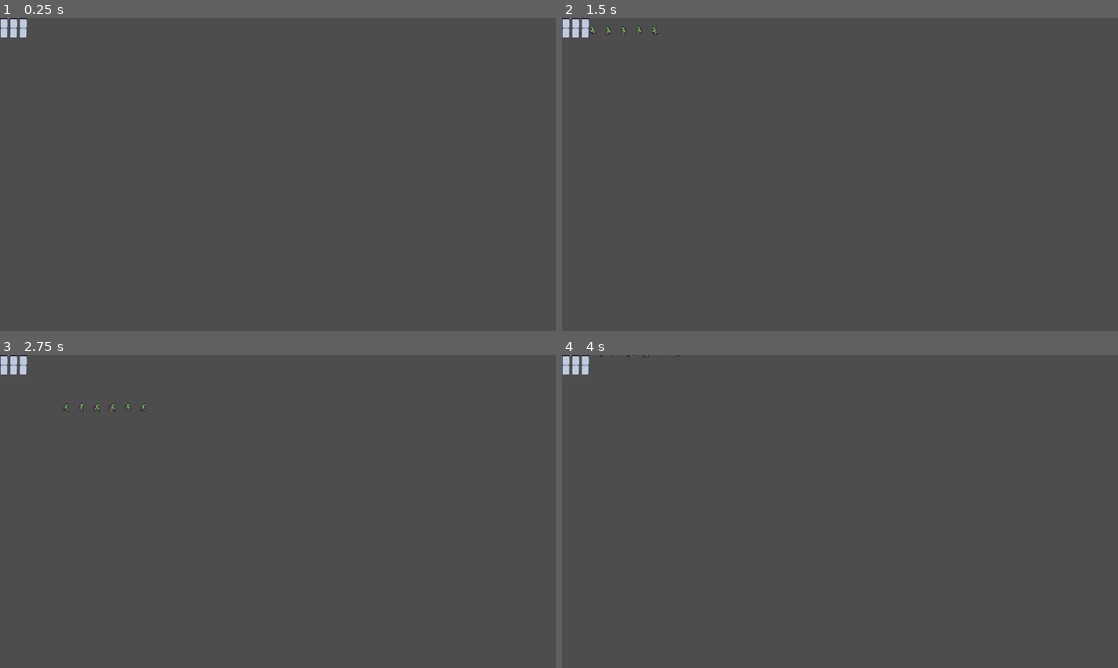
Above: before the commit, frames 1-4 (two rows, left to right).
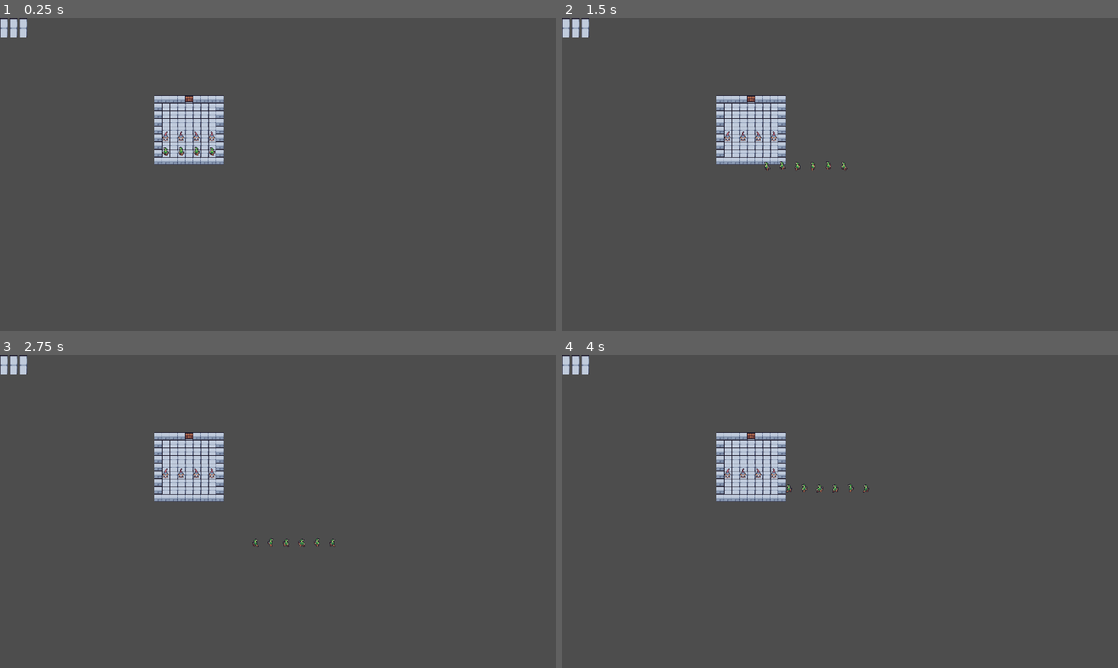
Above: after the commit, the same moments.

Repository: blacksakuyamon-bot/RogueL
Game: Godot game, scene res://world/world.tscn
The game is run twice, just before and just after one commit, with the same random seed, the same clock (stepped at 60 frames per second) and the same inputs.
Inputs:
- Up to frame 1 (0.25 s): no input
- Up to frame 2 (1.5 s): tap Enter (ui_accept) at 0.5, 0.77 s; hold Right (ui_right) 0.53-1.28 s; hold Down (ui_down) from 1.28 s (still down)
- Up to frame 3 (2.75 s): tap Enter (ui_accept) at 1.52 s; release Down (ui_down) at 2.03 s; hold Right (ui_right) from 2.03 s (still down)
- Up to frame 4 (4 s): release Right (ui_right) at 2.78 s; hold Up (ui_up) 2.78-3.53 s; tap Enter (ui_accept) at 3.02, 3.77 s; hold Left (ui_left) from 3.53 s (still down)

The runs differ from the first frame. In frame 1, 2.7% of the frame differs, in the area x 1-41%, y 0-47%; in frame 2, 2.9%; in frame 3, 2.9%, in the area x 1-61%, y 0-62%; in frame 4, 2.8%.

Commit message:
fix: Repair invalid TileSet resource and map generator
This commit fixes a critical bug that caused the game to fail on load, resulting in a blank screen and dependency errors related to the 'world' scene.

The root cause was an invalid format in the `dungeon_tileset.tres` resource file. This file was manually written in a way that Godot could not parse, which broke the `TileMap` and prevented the entire `world.tscn` from loading.

The fix involves:
1.  Recreating `dungeon_tileset.tres` using a simpler and valid format that defines separate atlas sources for floor and wall tiles.
2.  Updating the `map_generator.gd` script to correctly use the new TileSet, referencing the appropriate source IDs to place tiles.

This resolves the loading issue and the prototype should now be fully functional.

Diff:
--- a/RogueLikeQuiz/world/dungeon_tileset.tres
+++ b/RogueLikeQuiz/world/dungeon_tileset.tres
@@ -1,13 +1,19 @@
-[gd_resource type="TileSet" load_steps=2 format=3 uid="uid://b4ywm3w5w5w5w"]
+[gd_resource type="TileSet" load_steps=5 format=3 uid="uid://b4ywm3w5w5w5w"]
 
-[ext_resource type="Texture2D" uid="uid://cge7v1v2w3w3w" path="res://assets/Tiles/Tileset.png" id="1_abcde"]
+[ext_resource type="Texture2D" path="res://assets/Tiles/Tile_03.png" id="1_floor_img"]
+[ext_resource type="Texture2D" path="res://assets/Tiles/Tile_04.png" id="2_wall_img"]
+
+[sub_resource type="TileSetAtlasSource" id="TileSetAtlasSource_floor"]
+texture = ExtResource("1_floor_img")
+0:0/0 = 0
+0:0/0/texture_origin = Vector2i(0, 0)
+
+[sub_resource type="TileSetAtlasSource" id="TileSetAtlasSource_wall"]
+texture = ExtResource("2_wall_img")
+0:0/0 = 0
+0:0/0/texture_origin = Vector2i(0, 0)
 
 [resource]
 tile_size = Vector2i(16, 16)
-sources/0 = TileSetAtlasSource.new()
-sources/0:0/0/texture = ExtResource("1_abcde")
-sources/0:0/0/texture_region_size = Vector2i(16, 16)
-sources/0:0/0/region = Rect2i(16, 32, 16, 16) # Floor Tile (Guessing coordinates)
-sources/0:0/1/texture = ExtResource("1_abcde")
-sources/0:0/1/texture_region_size = Vector2i(16, 16)
-sources/0:0/1/region = Rect2i(0, 80, 16, 16) # Wall Tile (Guessing coordinates)
+sources/0 = SubResource("TileSetAtlasSource_floor")
+sources/1 = SubResource("TileSetAtlasSource_wall")
--- a/RogueLikeQuiz/world/map_generator.gd
+++ b/RogueLikeQuiz/world/map_generator.gd
@@ -12,48 +12,44 @@
 const ROOM_MIN_SIZE = 8
 const ROOM_MAX_SIZE = 12
 
+# Tile Source IDs from our TileSet resource
+const FLOOR_SOURCE_ID = 0
+const WALL_SOURCE_ID = 1
+
 func _ready():
-	# Connect player health to HUD
 	player.health_changed.connect(player_hud.set_health)
-	# Set initial health on the HUD
 	player_hud.set_health(player.health)
-
 	generate_room()
 
 func generate_room():
-	# Clear previous map content
 	tile_map.clear()
 	for child in get_children():
 		if child is Area2D and child != player:
 			child.queue_free()
 
-	# Random room size and position
 	var room_width = randi_range(ROOM_MIN_SIZE, ROOM_MAX_SIZE)
 	var room_height = randi_range(ROOM_MIN_SIZE, ROOM_MAX_SIZE)
 	var start_x = (MAP_WIDTH - room_width) / 2
 	var start_y = (MAP_HEIGHT - room_height) / 2
 
-	# Create room
 	for y in range(start_y, start_y + room_height):
 		for x in range(start_x, start_x + room_width):
+			var tile_pos = Vector2i(x, y)
 			if y == start_y or y == start_y + room_height - 1 or x == start_x or x == start_x + room_width - 1:
-				tile_map.set_cell(0, Vector2i(x, y), 0, Vector2i(0, 1)) # Wall
+				tile_map.set_cell(0, tile_pos, WALL_SOURCE_ID, Vector2i(0, 0)) # Wall
 			else:
-				tile_map.set_cell(0, Vector2i(x, y), 0, Vector2i(0, 0)) # Floor
+				tile_map.set_cell(0, tile_pos, FLOOR_SOURCE_ID, Vector2i(0, 0)) # Floor
 
-	# Place Door
 	var door_pos = Vector2i(start_x + room_width / 2, start_y)
-	tile_map.set_cell(0, door_pos, 0, Vector2i(0, 0))
+	tile_map.set_cell(0, door_pos, FLOOR_SOURCE_ID, Vector2i(0, 0)) # Floor under door
 	var door = DoorScene.instantiate()
 	door.position = tile_map.map_to_local(door_pos)
 	add_child(door)
 
-	# Place Enemy
 	var enemy = EnemyScene.instantiate()
 	var enemy_pos = Vector2i(start_x + room_width / 2, start_y + room_height / 2 + 1)
 	enemy.position = tile_map.map_to_local(enemy_pos)
 	add_child(enemy)
 
-	# Position player
 	var player_pos = Vector2i(start_x + room_width / 2, start_y + room_height - 2)
 	player.global_position = tile_map.map_to_local(player_pos)
